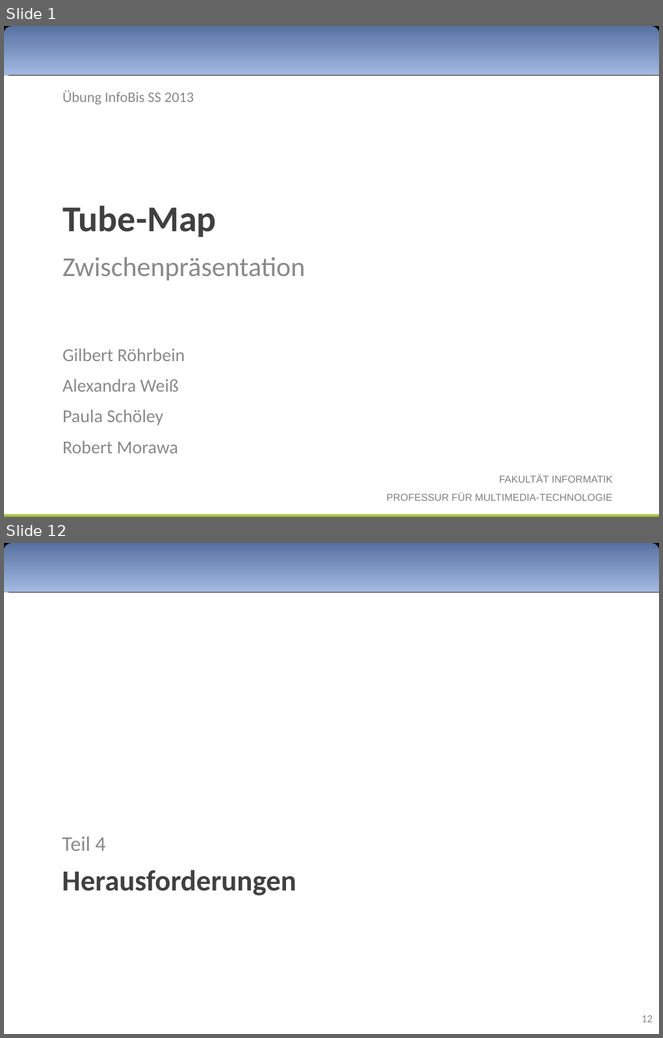
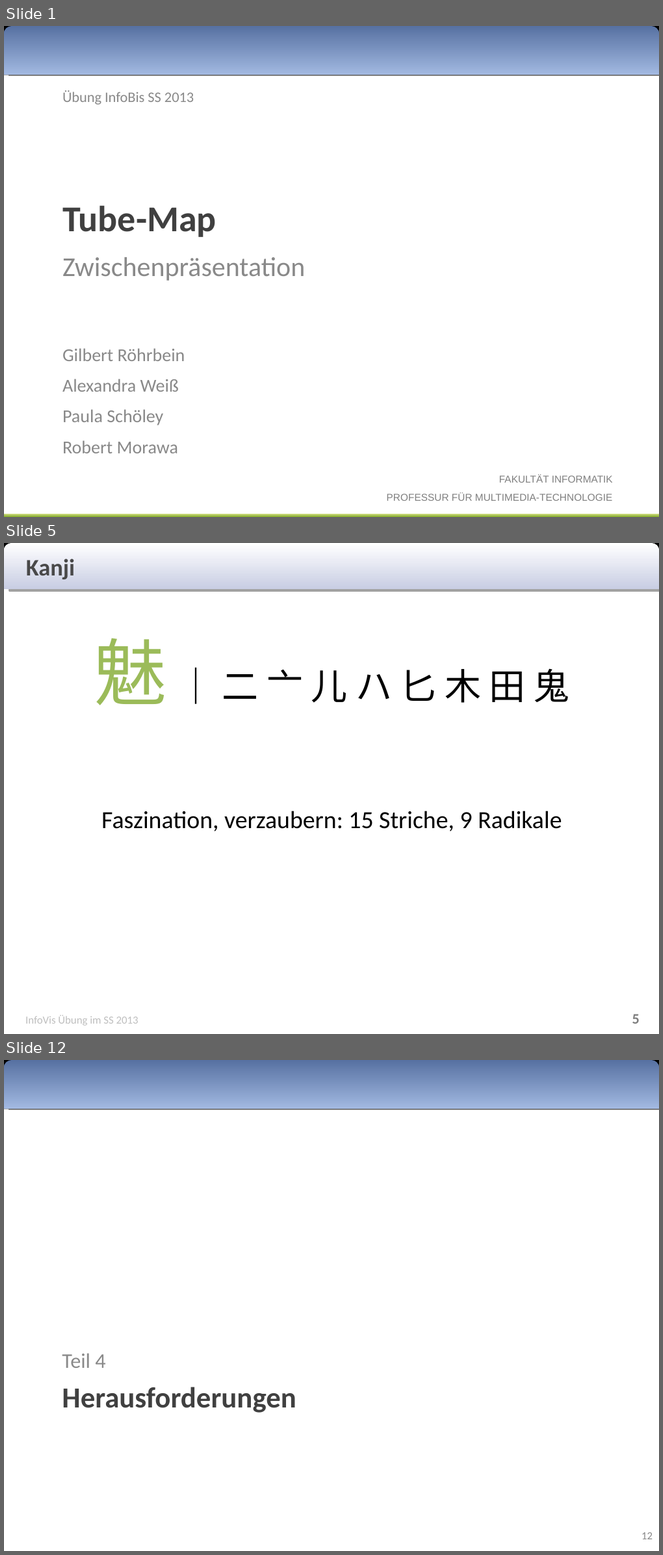
Before and after one commit to Rajikarubijua/bushumappu, a slide deck: presentation/zwischenpräsentation.odp. Shown one above the other, each under a label of ours: slides 1 and 12 before the commit, slides 1, 5 and 12 after it; the slides between them are not shown. The pictures are 663x1038 and 663x1555 pixels, drawn with LibreOffice and Linux fonts; fonts in the diff are those of the drawing; background and template pictures are left out. Boxes give left, top, right and bottom in pixels: in the first picture for what was removed or moved away, otherwise in the second. Text is boxed around its words. In the diff, an @@ line names an element or a change of style, - is before the commit and + after.

```diff
--- a/presentation/zwischenpräsentation.odp
+++ b/presentation/zwischenpräsentation.odp
@@ slide 5 added at (x1=4, y1=543, x2=659, y2=1034), background #FFFFFF @@
@@ rectangle added at (x1=4, y1=543, x2=659, y2=589), fill #000000 @@
@@ freeform shape added at (x1=4, y1=543, x2=659, y2=590), fill gradient #FFFFFF to #C8CDE3 @@
@@ text added at (x1=26, y1=559, x2=75, y2=579), 26 pt, text #494949, bold @@
+Kanji
@@ text added at (x1=94, y1=638, x2=570, y2=705), 40 pt, text #000000 @@
+魅 ｜ 二 亠 儿 ハ 匕 木 田 鬼
@@ text added at (x1=102, y1=811, x2=562, y2=832), 27 pt, text #000000 @@
+Faszination, verzaubern: 15 Striche, 9 Radikale
@@ text added at (x1=25, y1=1016, x2=139, y2=1026), 12 pt, text #BFBFBF @@
+InfoVis Übung im SS 2013
@@ page number added at (x1=633, y1=1014, x2=640, y2=1024), 16 pt, text #7F7F7F, bold @@
+5
```
Also in this commit, not shown: 14 slides changed, 3 other slides added, 2 slides removed.
